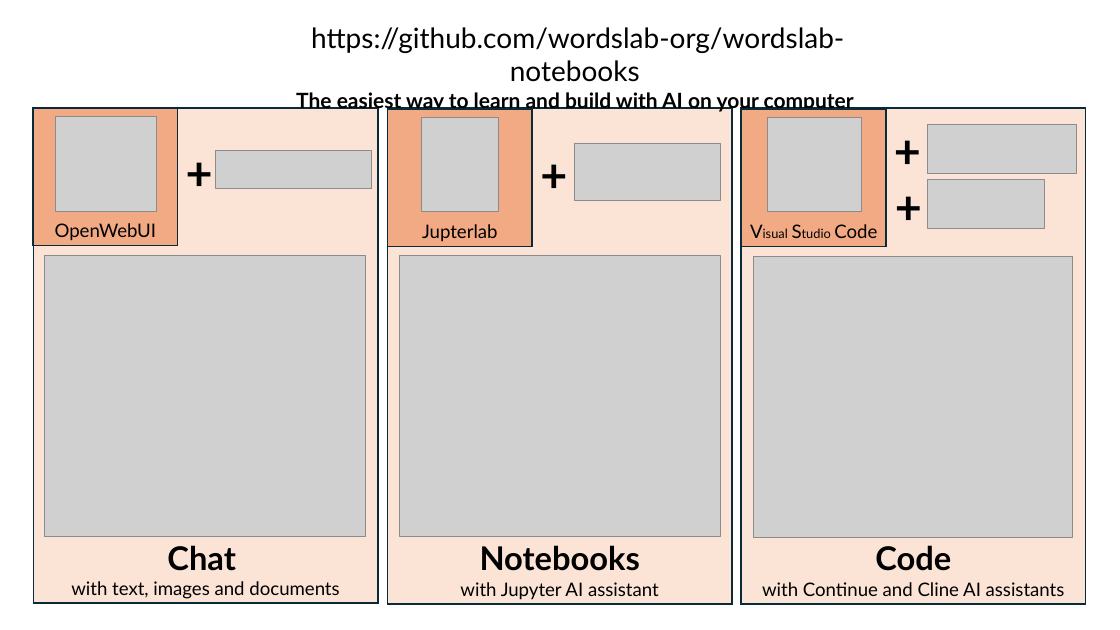
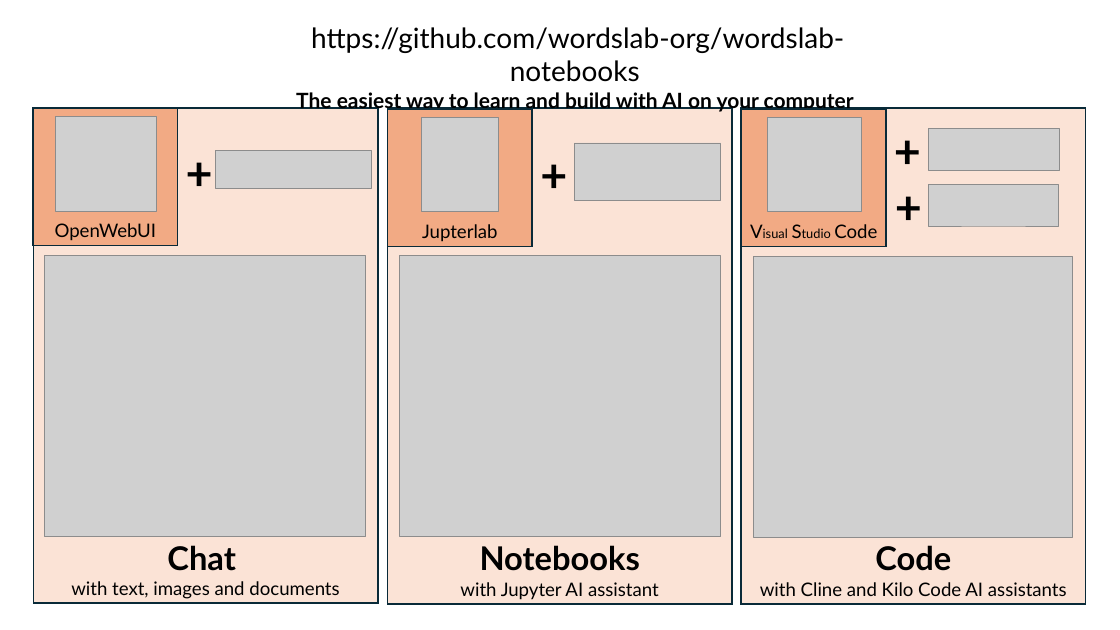
Before and after one commit to wordslab-org/wordslab-notebooks, a slide deck: slide 2 of docs/docs-src/wordslab-notebooks-architecture.pptx. Drawn at 1120x630 pixels with LibreOffice and Linux fonts; fonts in the diff are those of the drawing; grey boxes stand for pictures. Boxes give left, top, right and bottom in pixels: in the first picture for what was removed or moved away, otherwise in the second. Text is boxed around its words. In the diff, an @@ line names an element or a change of style, - is before the commit and + after.

```diff
--- a/docs/docs-src/wordslab-notebooks-architecture.pptx
+++ b/docs/docs-src/wordslab-notebooks-architecture.pptx
@@ picture: place and size @@
-picture at bbox=[928, 124, 1076, 173]
+picture at bbox=[929, 129, 1060, 170]
@@ picture: place and size @@
-picture at bbox=[928, 179, 1044, 229]
+picture at bbox=[929, 185, 1059, 226]
@@ text in rectangle at bbox=[760, 582, 1067, 596]: text changed @@
-with Continue and Cline AI assistants
+with Cline and Kilo Code AI assistants
```
Also in this commit, not shown: 1 other slide changed, 2 other files.
